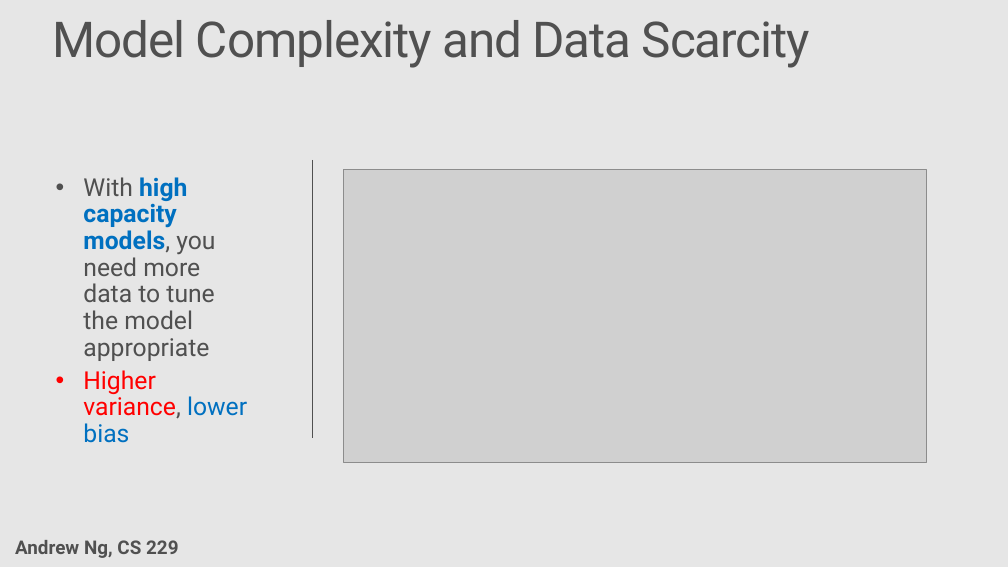
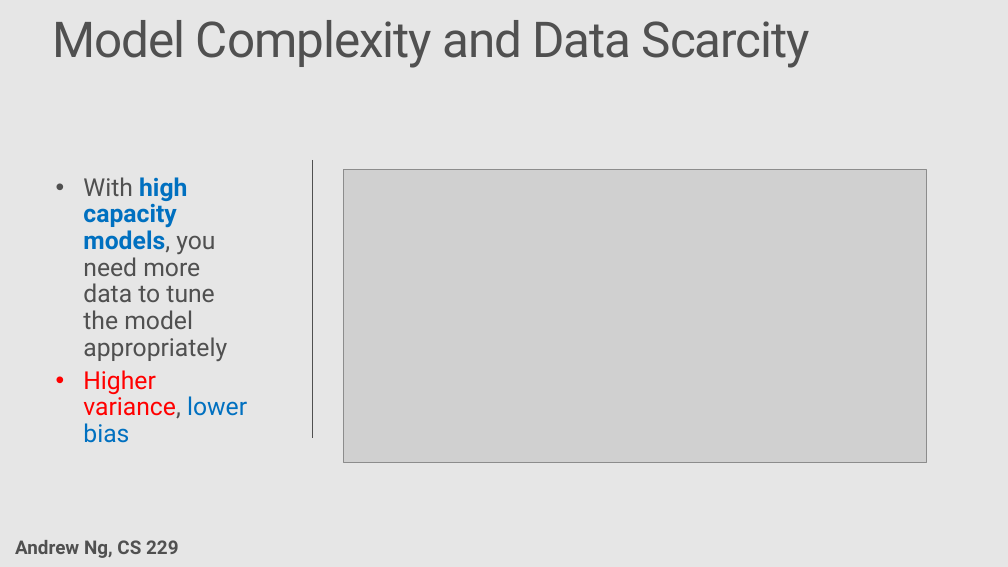
Before and after one commit to Azure/Strata2018, a slide deck: slide 13 of active_learning_workshop.pptx. Drawn at 1008x567 pixels with LibreOffice and Linux fonts; fonts in the diff are those of the drawing; grey boxes stand for pictures. Boxes give left, top, right and bottom in pixels: in the first picture for what was removed or moved away, otherwise in the second. Text is boxed around its words. In the diff, an @@ line names an element or a change of style, - is before the commit and + after.

Commit message:
updates to slides

```diff
--- a/active_learning_workshop.pptx
+++ b/active_learning_workshop.pptx
@@ text at (83, 177, 227, 361): text changed @@
-• With high capacity models, you need more data to tune the model appropriate
+• With high capacity models, you need more data to tune the model appropriately
```
Also in this commit, not shown: 14 slides added.
